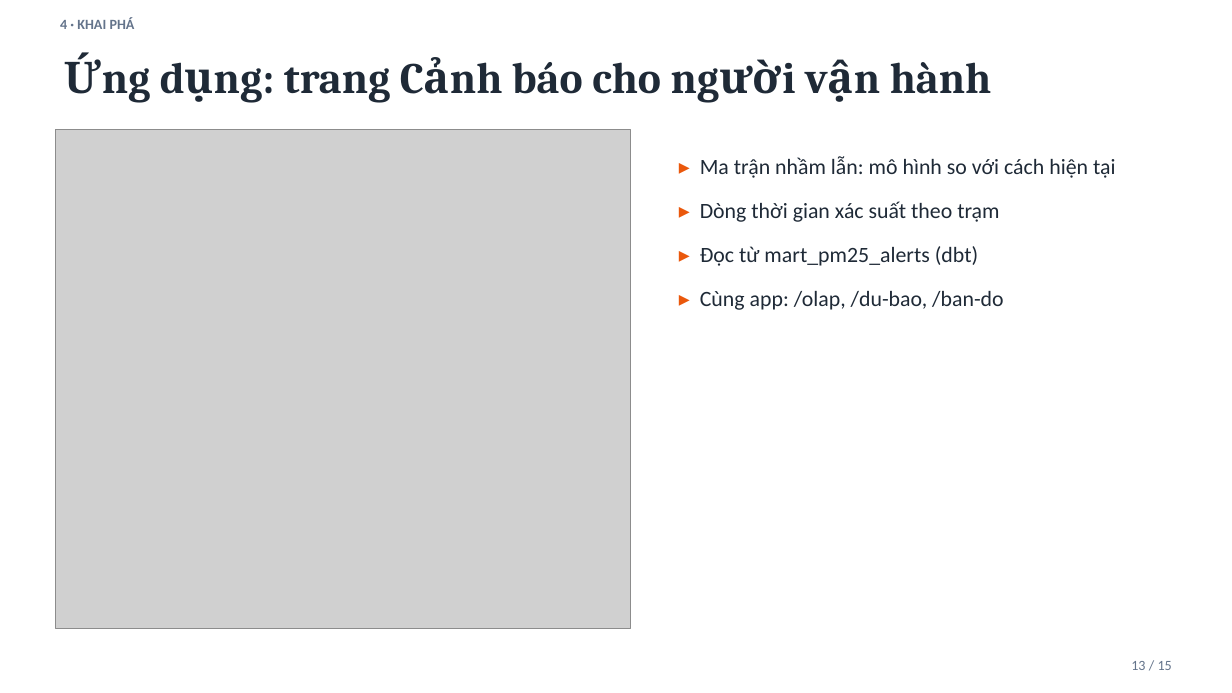
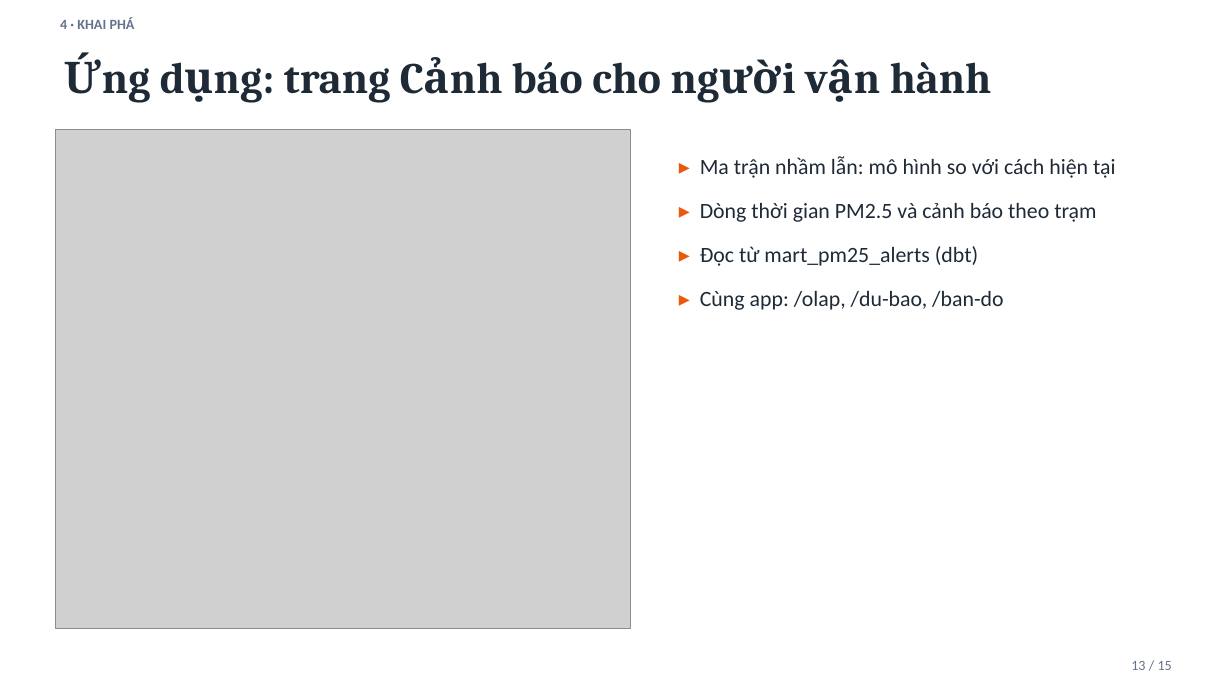
Before and after one commit to thanhnd2k5/air-quality-analytics-platform, a slide deck: slide 13 of bao_cao/Slide_BTL_INT1422.pptx. Drawn at 1232x693 pixels with LibreOffice and Linux fonts; fonts in the diff are those of the drawing; grey boxes stand for pictures. Boxes give left, top, right and bottom in pixels: in the first picture for what was removed or moved away, otherwise in the second. Text is boxed around its words. In the diff, an @@ line names an element or a change of style, - is before the commit and + after.

```diff
--- a/bao_cao/Slide_BTL_INT1422.pptx
+++ b/bao_cao/Slide_BTL_INT1422.pptx
@@ text at (700,203,1096,222): text changed @@
-▸ Dòng thời gian xác suất theo trạm
+▸ Dòng thời gian PM2.5 và cảnh báo theo trạm
```
Also in this commit, not shown: 2 other slides changed, 16 other files.
